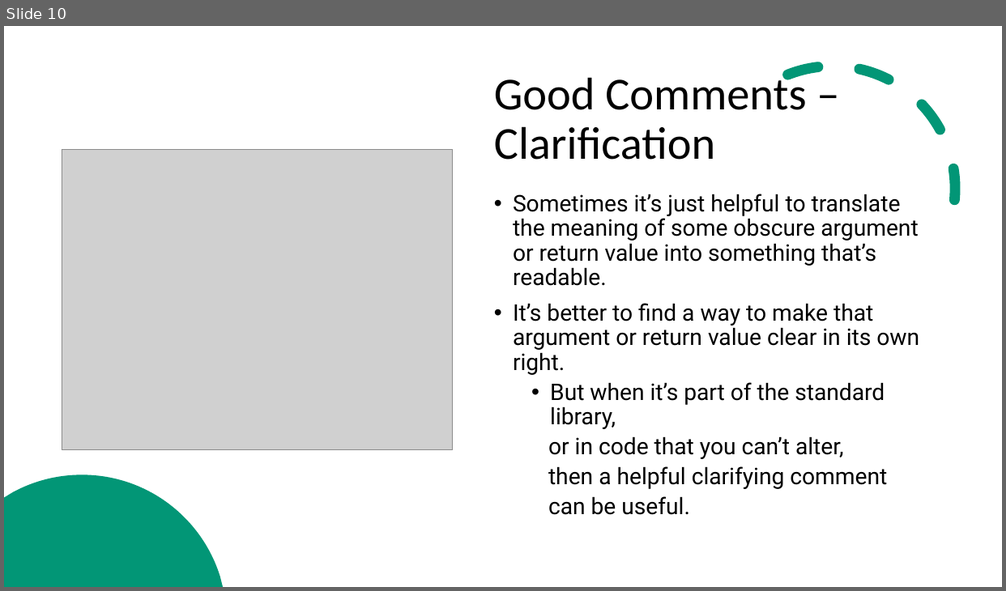
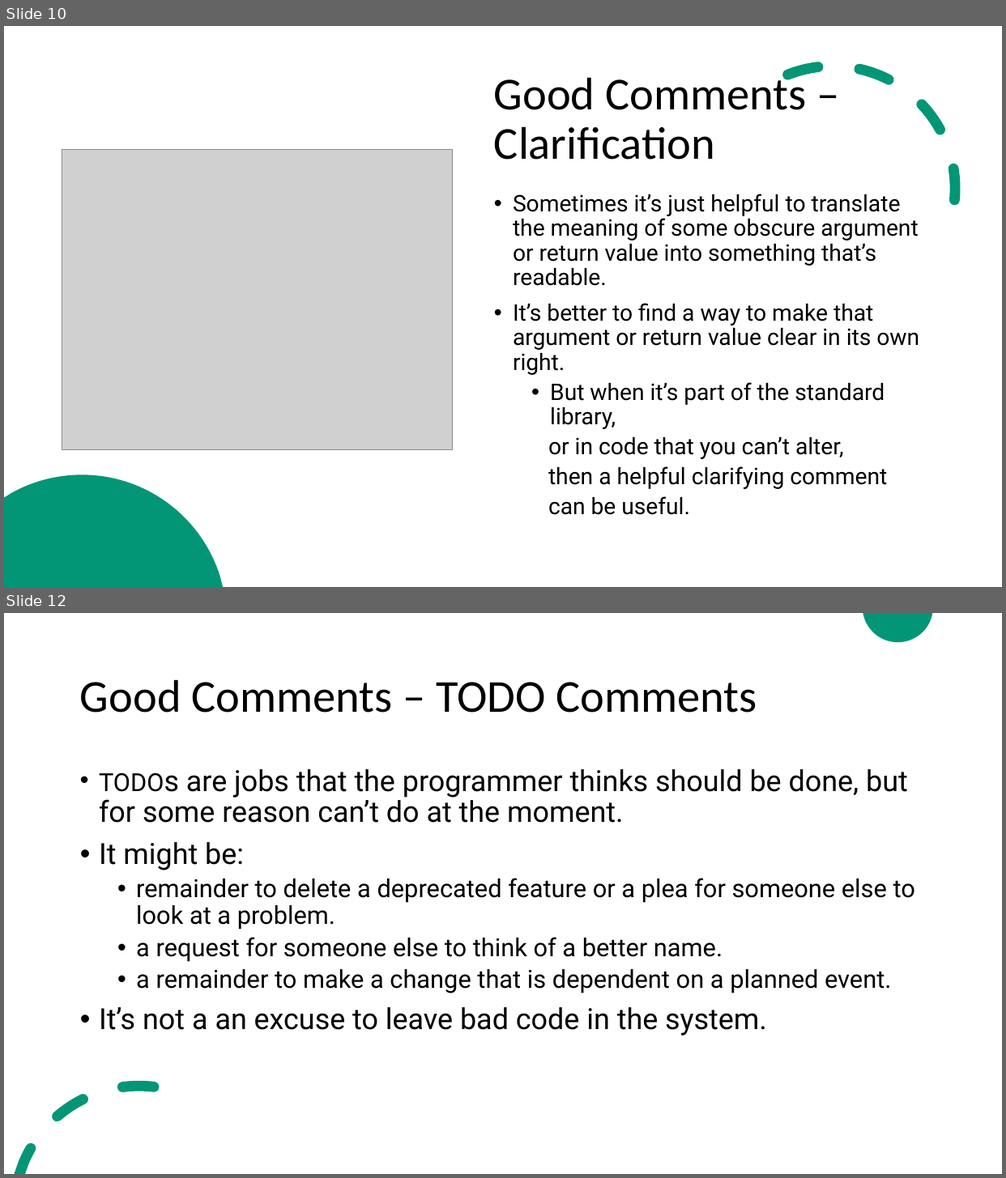
Before and after one commit to ZeinaZayed4/clean-code, a slide deck: Clean Code - Chapter 4.pptx. Shown one above the other, each under a label of ours: slide 10 before the commit, slides 10 and 12 after it; the slides between them are not shown. The pictures are 1006x591 and 1006x1178 pixels, drawn with LibreOffice and Linux fonts; fonts in the diff are those of the drawing; grey boxes stand for pictures. Boxes give left, top, right and bottom in pixels: in the first picture for what was removed or moved away, otherwise in the second. Text is boxed around its words. In the diff, an @@ line names an element or a change of style, - is before the commit and + after.

```diff
--- a/Clean Code - Chapter 4.pptx
+++ b/Clean Code - Chapter 4.pptx
@@ slide 12 added at (x1=4, y1=613, x2=1002, y2=1174), background #FFFFFF; not listed: 2 template elements that a slide beside it also shows @@
@@ title added at (x1=80, y1=679, x2=756, y2=713), 44 pt, text #000000 @@
+Good Comments – TODO Comments
@@ text added at (x1=99, y1=769, x2=915, y2=1036), 24 pt, text #000000 @@
+• TODOs are jobs that the programmer thinks should be done, but for some reason can’t do at the moment.
+• It might be:
+  • remainder to delete a deprecated feature or a plea for someone else to look at a problem.
+  • a request for someone else to think of a better name.
+  • a remainder to make a change that is dependent on a planned event.
+• It’s not a an excuse to leave bad code in the system.
```
Also in this commit, not shown: 7 other slides added.
